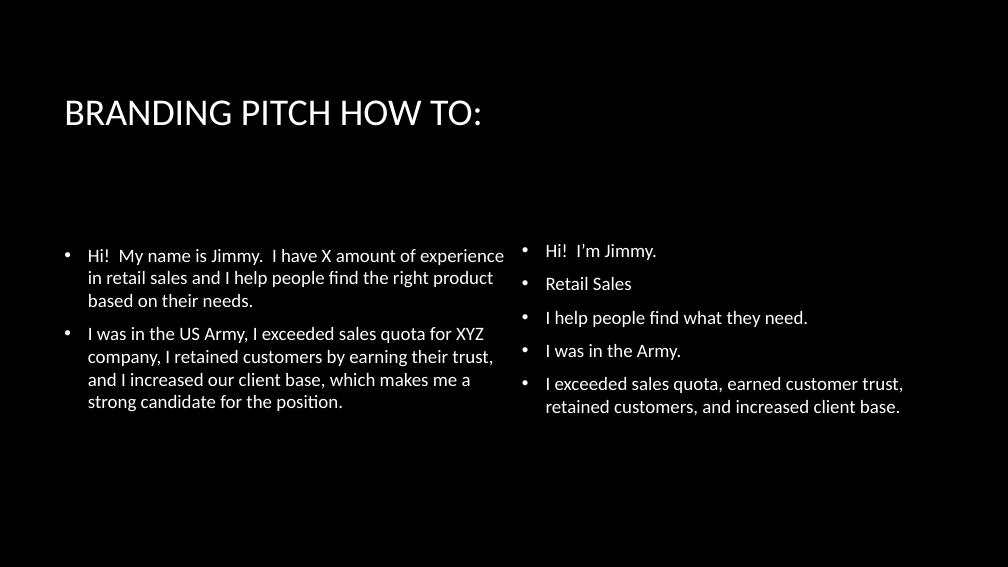
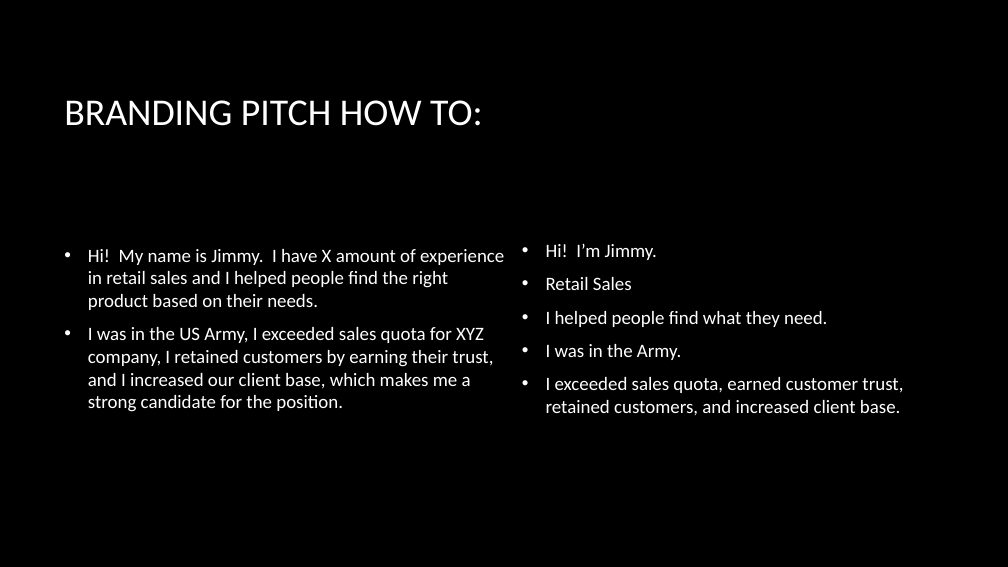
Before and after one commit to ar94952/Workshops, a slide deck: slide 10 of Branding pitch.pptx. Drawn at 1008x567 pixels with LibreOffice and Linux fonts; fonts in the diff are those of the drawing; background and template pictures are left out. Boxes give left, top, right and bottom in pixels: in the first picture for what was removed or moved away, otherwise in the second. Text is boxed around its words. In the diff, an @@ line names an element or a change of style, - is before the commit and + after.

```diff
--- a/Branding pitch.pptx
+++ b/Branding pitch.pptx
@@ text at [88, 249, 504, 310]: text changed @@
-• Hi! My name is Jimmy. I have X amount of experience in retail sales and I help people find the right product based on their needs.
+• Hi! My name is Jimmy. I have X amount of experience in retail sales and I helped people find the right product based on their needs.
@@ text at [546, 311, 827, 327]: text changed @@
-• I help people find what they need.
+• I helped people find what they need.
```
Also in this commit, not shown: 5 other slides changed.
